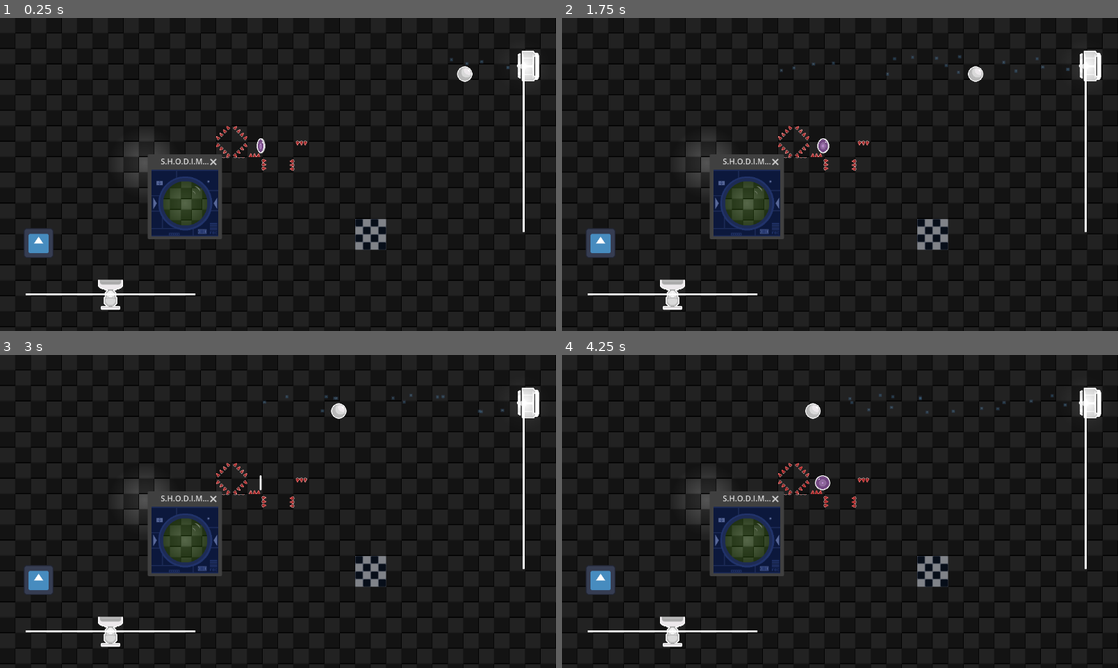
Above: before the commit, frames 1-4 (two rows, left to right).
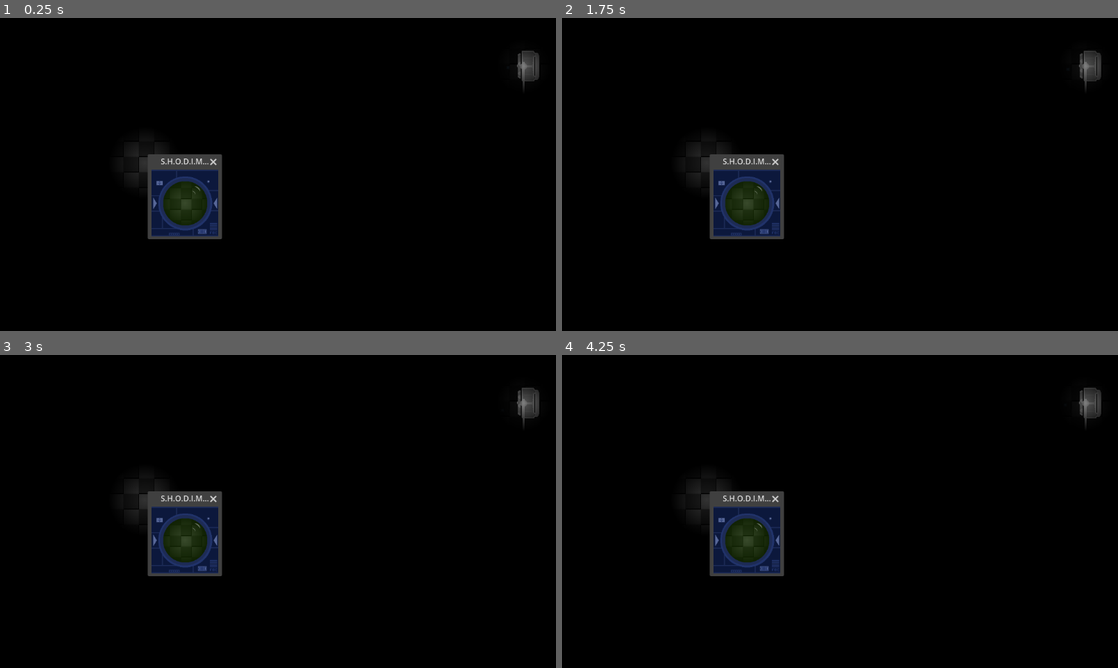
Above: after the commit, the same moments.

Repository: corpusCallosotomy/jamfest2024
Game: Godot game, scene res://scenes/levels/level_2.tscn
The game is run twice, just before and just after one commit, with the same random seed, the same clock (stepped at 60 frames per second) and the same inputs. This scene is started directly instead of the project's main scene. The engine's default icon, where the game draws it, is replaced by a stand-in: a white triangle on a blue panel in a dark square.
Inputs:
- Up to frame 1 (0.25 s): no input
- Up to frame 2 (1.75 s): no input
- Up to frame 3 (3 s): no input
- Up to frame 4 (4.25 s): no input

The runs differ from the first frame. In frame 1, 48% of the frame differs, in the area x 0-100%, y 0-100%; in frame 2, 48%; in frame 3, 48%; in frame 4, 48%.

Commit message:
Update level_2.tscn

Diff:
--- a/scenes/levels/level_2.tscn
+++ b/scenes/levels/level_2.tscn
@@ -9,9 +9,6 @@
 [ext_resource type="PackedScene" uid="uid://cirjp4ul5rqfd" path="res://Ethan Contributions/assets/coin_animated.tscn" id="7_itnxm"]
 
 [node name="Level0" instance=ExtResource("1_xmkjo")]
-
-[node name="CanvasModulate" parent="." index="2"]
-visible = false
 
 [node name="ball" parent="." index="3" instance=ExtResource("3_r7x2t")]
 position = Vector2(965, 116)
